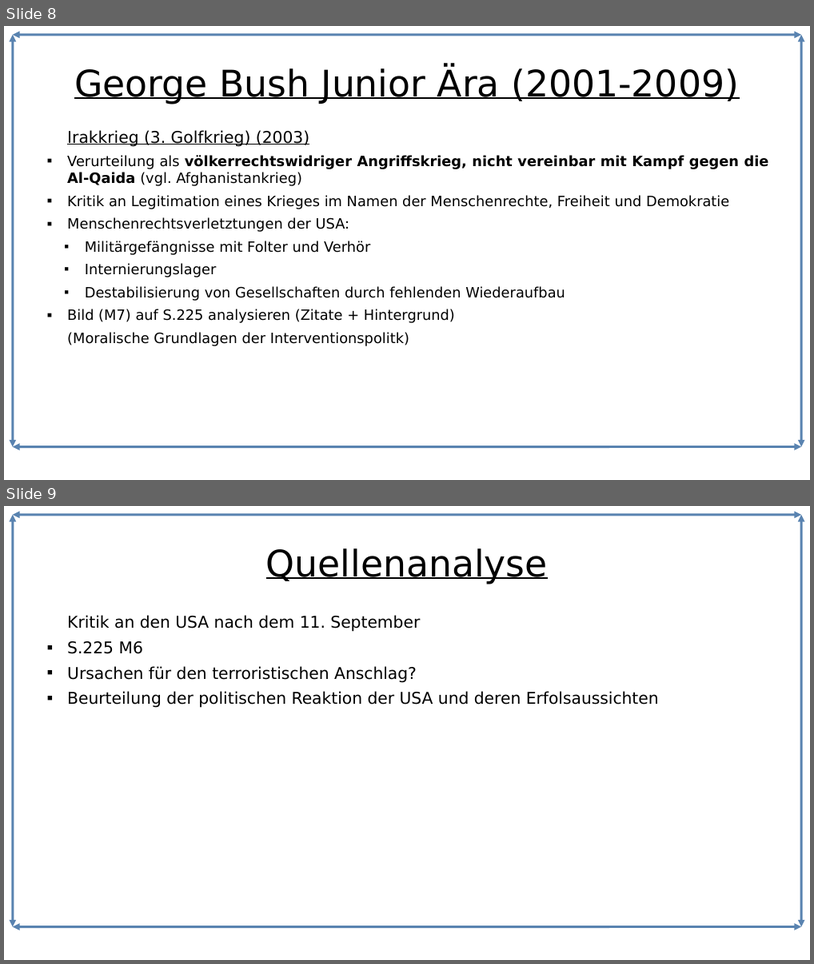
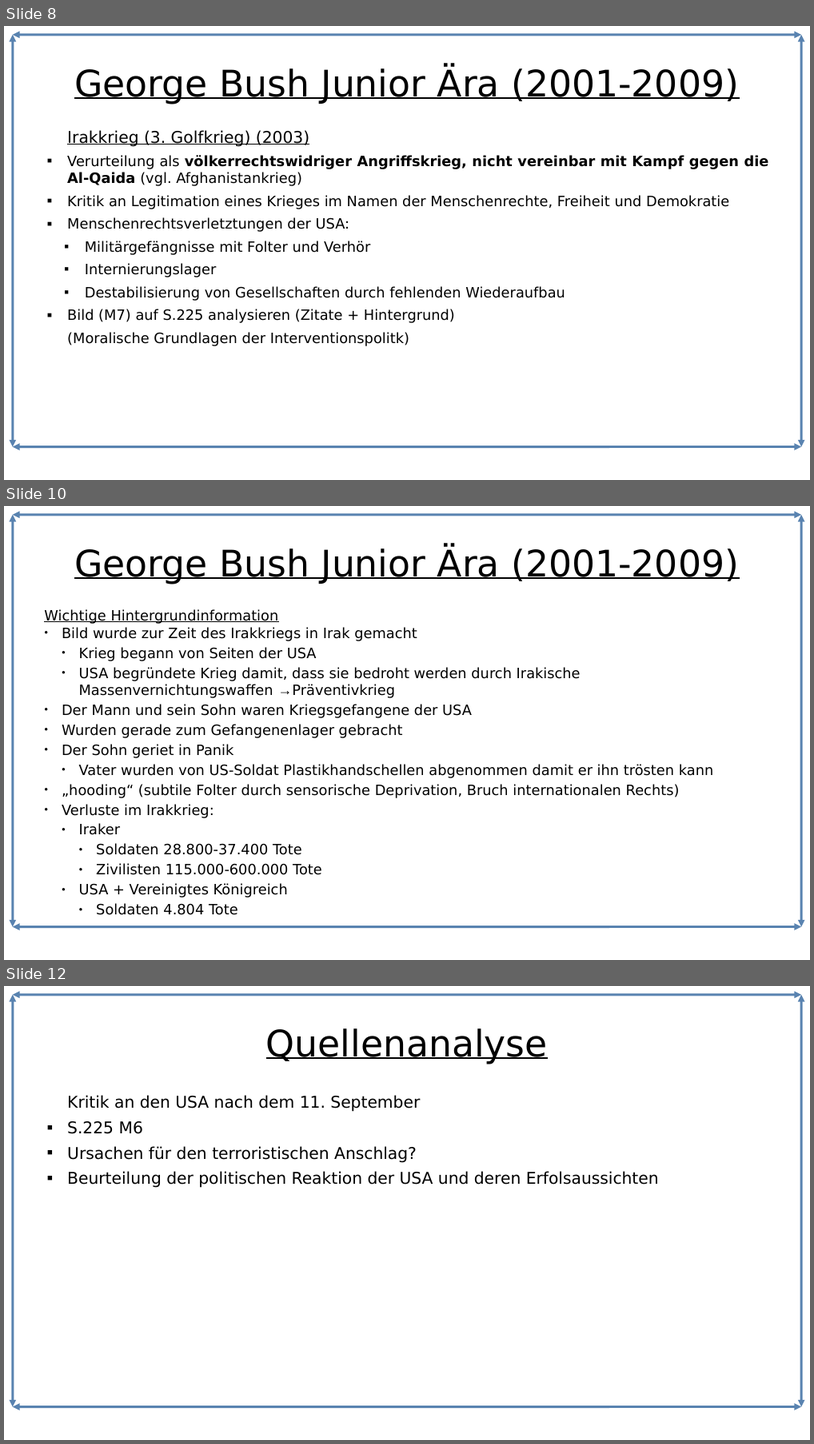
Before and after one commit to Lacrimus/Referat-Geschichte-USA-die-einzig-verbleibende-Weltmacht-, a slide deck: USA-die-einzig-verbleibende-Weltmacht.odp. Shown one above the other, each under a label of ours: slides 8 and 9 before the commit, slides 8, 10 and 12 after it; the slides between them are not shown. The pictures are 814x964 and 814x1444 pixels, drawn with LibreOffice and Linux fonts; fonts in the diff are those of the drawing. Boxes give left, top, right and bottom in pixels: in the first picture for what was removed or moved away, otherwise in the second. Text is boxed around its words. In the diff, an @@ line names an element or a change of style, - is before the commit and + after.

```diff
--- a/USA-die-einzig-verbleibende-Weltmacht.odp
+++ b/USA-die-einzig-verbleibende-Weltmacht.odp
@@ slide 10 added at bbox=[4, 506, 810, 960], background #FFFFFF; not listed: 4 template elements that a slide beside it also shows @@
@@ title added at bbox=[74, 548, 739, 584], 36 pt, text #000000, underline @@
+George Bush Junior Ära (2001-2009)
@@ text added at bbox=[44, 609, 714, 915], 14 pt, text #000000 @@
+Wichtige Hintergrundinformation
+● Bild wurde zur Zeit des Irakkriegs in Irak gemacht
+  ● Krieg begann von Seiten der USA
+  ● USA begründete Krieg damit, dass sie bedroht werden durch Irakische Massenvernichtungswaffen →Präventivkrieg
+● Der Mann und sein Sohn waren Kriegsgefangene der USA
+● Wurden gerade zum Gefangenenlager gebracht
+● Der Sohn geriet in Panik
+  ● Vater wurden von US-Soldat Plastikhandschellen abgenommen damit er ihn trösten kann
+● „hooding“ (subtile Folter durch sensorische Deprivation, Bruch internationalen Rechts)
+● Verluste im Irakkrieg:
+  ● Iraker
+    ● Soldaten 28.800-37.400 Tote
+    ● Zivilisten 115.000-600.000 Tote
+  ● USA + Vereinigtes Königreich
+    ● Soldaten 4.804 Tote
@@ what was slide 9 is now slide 12 @@
```
Also in this commit, not shown: 2 other slides added, 1 other file.
